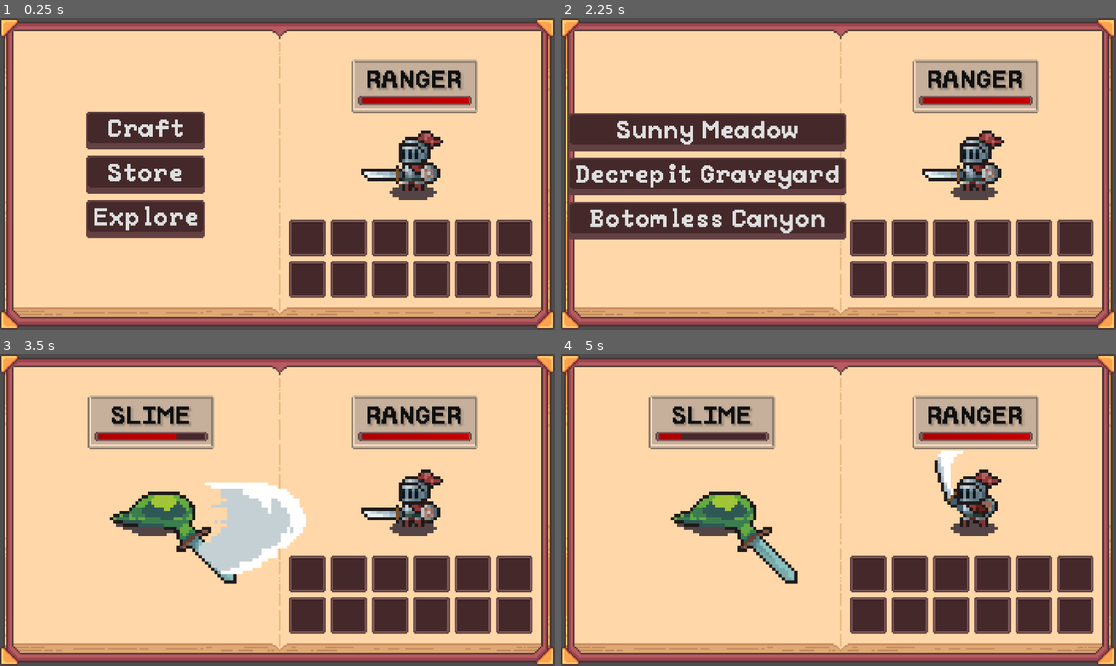
Above: before the commit, frames 1-4 (two rows, left to right).
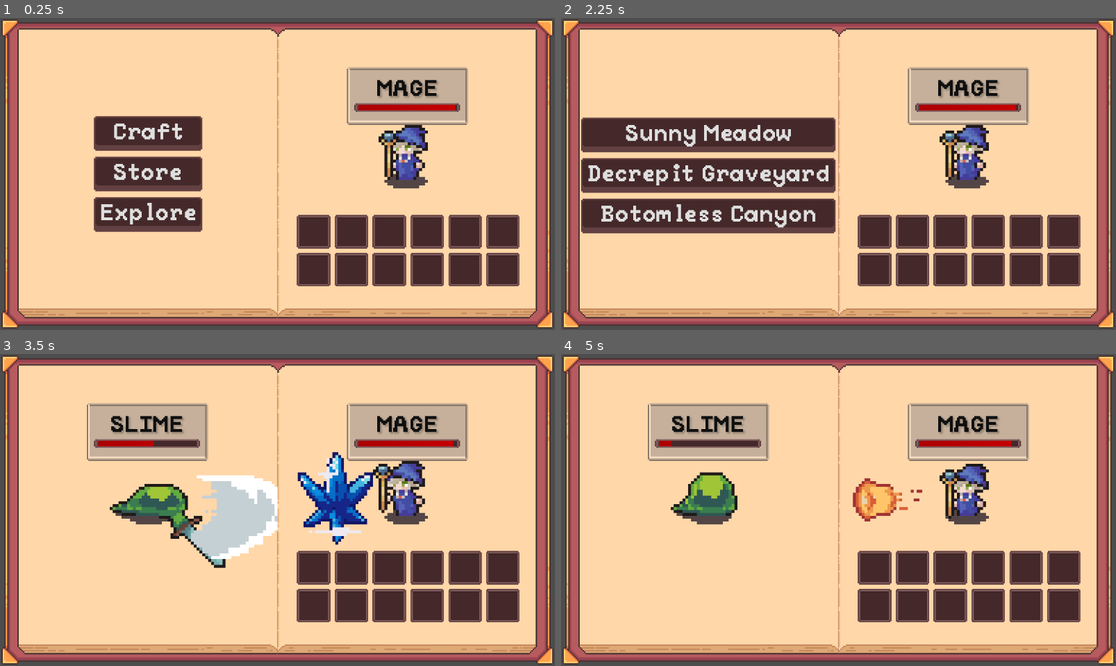
Above: after the commit, the same moments.

Repository: Blortlett/GodotIdle
Game: Godot game, scene res://Scenes/GuiNode.tscn
Two runs of this game, one before a commit and one after it. Both use one fixed random seed, a clock stepped at 60 frames per second and the inputs below.
Inputs:
- Up to frame 1 (0.25 s): no input
- Up to frame 2 (2.25 s): click "Craft" at 0.5 s; click "Store" at 1.25 s; click "Explore" at 2 s
- Up to frame 3 (3.5 s): click "Sunny Meadow" at 2.75 s
- Up to frame 4 (5 s): no input

The runs differ from the first frame. In frame 1, 24% of the frame differs, in the area x 0-100%, y 0-100%; in frame 2, 29%; in frame 3, 30%; in frame 4, 27%.

Commit message:
Spent hours rearranging the UI ffs

Diff:
--- a/Character/Characters/rWarrior.tres
+++ b/Character/Characters/rWarrior.tres
@@ -1,6 +1,6 @@
 [gd_resource type="Resource" script_class="Character" load_steps=3 format=3 uid="uid://ckcfd0biiasvc"]
 
-[ext_resource type="SpriteFrames" uid="uid://bqcrmjx5wggrq" path="res://Character/Sprites/GoodGuys/sprfRanger.tres" id="1_fggq8"]
+[ext_resource type="SpriteFrames" uid="uid://bqcrmjx5wggrq" path="res://Character/Sprites/GoodGuys/sprfWarrior.tres" id="1_fggq8"]
 [ext_resource type="Script" uid="uid://dhdrxna4ooxij" path="res://Character/scrCharacter.gd" id="2_qd3sn"]
 
 [resource]
--- a/Character/UI/nCharacterDisplay.tscn
+++ b/Character/UI/nCharacterDisplay.tscn
@@ -1,6 +1,6 @@
 [gd_scene load_steps=2 format=3 uid="uid://cj4pw6j4eaj4t"]
 
-[ext_resource type="SpriteFrames" uid="uid://bqcrmjx5wggrq" path="res://Character/Sprites/GoodGuys/sprfWarrior.tres" id="1_nqcan"]
+[ext_resource type="SpriteFrames" uid="uid://bqcrmjx5wggrq" path="res://Character/Sprites/GoodGuys/sprfRanger.tres" id="1_nqcan"]
 
 [node name="CharacterDisplay" type="Control"]
 texture_filter = 1
--- a/Inventory/UI/InventoryUI/nInventoryUI.tscn
+++ b/Inventory/UI/InventoryUI/nInventoryUI.tscn
@@ -9,35 +9,87 @@
 [ext_resource type="PackedScene" uid="uid://c8aw6sgpiap08" path="res://UI/ActionUI/nActionUI.tscn" id="8_20xsb"]
 [ext_resource type="PackedScene" uid="uid://dv0y07r2i4vmd" path="res://UI/HomeMenuUI/nHomeMenuUI.tscn" id="9_2bf1r"]
 [ext_resource type="PackedScene" uid="uid://2nnh4f80nnll" path="res://UI/DestinationMenuUI/nDestinationMenuUI.tscn" id="9_sfvvv"]
+[ext_resource type="Script" uid="uid://h20ddr8cjwko" path="res://UI/CombatMenuUI/scrCombatMenuUI.gd" id="10_2bf1r"]
 
 [node name="InventoryUI" type="Control"]
 layout_mode = 3
-anchors_preset = 0
-offset_right = 40.0
-offset_bottom = 40.0
+anchors_preset = 15
+anchor_right = 1.0
+anchor_bottom = 1.0
+offset_right = -798.0
+offset_bottom = -455.0
+grow_horizontal = 2
+grow_vertical = 2
 script = ExtResource("1_dhcfh")
 
 [node name="BookBackgroundSprite" type="NinePatchRect" parent="."]
 texture_filter = 1
-layout_mode = 0
-offset_right = 351.0
-offset_bottom = 197.0
-scale = Vector2(3.28, 3.28)
+layout_mode = 1
+anchors_preset = 15
+anchor_right = 1.0
+anchor_bottom = 1.0
+grow_horizontal = 2
+grow_vertical = 2
 texture = ExtResource("2_il5vc")
+patch_margin_left = 13
+patch_margin_top = 13
+patch_margin_right = 13
+patch_margin_bottom = 13
+
+[node name="BookLeftPageSprite" type="NinePatchRect" parent="."]
+texture_filter = 1
+layout_mode = 1
+anchors_preset = -1
+anchor_left = 0.03
+anchor_top = 0.03
+anchor_right = 0.5
+anchor_bottom = 0.97
+grow_vertical = 2
+texture = ExtResource("5_kydoc")
 patch_margin_left = 13
 patch_margin_top = 13
 patch_margin_right = 13
 patch_margin_bottom = 13
 axis_stretch_vertical = 1
 
+[node name="DestinationMenuUI" parent="BookLeftPageSprite" instance=ExtResource("9_sfvvv")]
+layout_mode = 1
+offset_left = 0.256119
+offset_top = 1.48781
+offset_right = 0.256119
+offset_bottom = 1.48781
+
+[node name="HomeMenuUI" parent="BookLeftPageSprite" instance=ExtResource("9_2bf1r")]
+layout_mode = 1
+
+[node name="CombatMenuUI" type="Control" parent="BookLeftPageSprite"]
+layout_mode = 1
+anchors_preset = 8
+anchor_left = 0.5
+anchor_top = 0.5
+anchor_right = 0.5
+anchor_bottom = 0.5
+grow_horizontal = 2
+grow_vertical = 2
+script = ExtResource("10_2bf1r")
+
+[node name="CharacterDisplay" parent="BookLeftPageSprite/CombatMenuUI" instance=ExtResource("8_20xsb")]
+layout_mode = 1
+offset_left = 0.0
+offset_top = -42.5
+offset_right = 0.0
+offset_bottom = -42.5
+
 [node name="BookRightPageSprite" type="NinePatchRect" parent="."]
 texture_filter = 1
-layout_mode = 0
-offset_left = 579.0
-offset_top = 23.0
-offset_right = 746.0
-offset_bottom = 206.0
-scale = Vector2(3.28, 3.28)
+layout_mode = 1
+anchors_preset = -1
+anchor_left = 0.5
+anchor_top = 0.03
+anchor_right = 0.97
+anchor_bottom = 0.97
+grow_horizontal = 0
+grow_vertical = 2
 texture = ExtResource("3_pct40")
 patch_margin_left = 13
 patch_margin_top = 13
@@ -47,9 +99,11 @@
 
 [node name="CharacterUI" type="Control" parent="BookRightPageSprite"]
 layout_mode = 1
-anchors_preset = 15
-anchor_right = 1.0
-anchor_bottom = 1.0
+anchors_preset = 8
+anchor_left = 0.5
+anchor_top = 0.5
+anchor_right = 0.5
+anchor_bottom = 0.5
 grow_horizontal = 2
 grow_vertical = 2
 
@@ -106,10 +160,11 @@
 layout_mode = 2
 
 [node name="CharacterDisplay" parent="BookRightPageSprite/CharacterUI" instance=ExtResource("8_20xsb")]
-offset_left = 86.0
-offset_top = 88.0
-offset_right = 126.0
-offset_bottom = 128.0
+layout_mode = 1
+offset_left = 0.0
+offset_top = -42.5
+offset_right = 0.0
+offset_bottom = -42.5
 IsPlayerDisplay = true
 
 [node name="DebugMenu" parent="BookRightPageSprite/CharacterUI" instance=ExtResource("7_e8s8e")]
@@ -126,36 +181,3 @@
 offset_bottom = 40.3049
 grow_horizontal = 1
 grow_vertical = 1
-
-[node name="BookLeftPageSprite" type="NinePatchRect" parent="."]
-texture_filter = 1
-layout_mode = 0
-offset_left = 25.0001
-offset_top = 23.0
-offset_right = 194.0
-offset_bottom = 206.0
-scale = Vector2(3.28, 3.28)
-texture = ExtResource("5_kydoc")
-patch_margin_left = 13
-patch_margin_top = 13
-patch_margin_right = 13
-patch_margin_bottom = 13
-axis_stretch_vertical = 1
-
-[node name="DestinationMenuUI" parent="BookLeftPageSprite" instance=ExtResource("9_sfvvv")]
-visible = false
-layout_mode = 1
-offset_left = 0.256119
-offset_top = 1.48781
-offset_right = 0.256119
-offset_bottom = 1.48781
-
-[node name="CharacterDisplay" parent="BookLeftPageSprite" instance=ExtResource("8_20xsb")]
-visible = false
-offset_left = 87.805
-offset_top = 88.0
-offset_right = 127.805
-offset_bottom = 128.0
-
-[node name="HomeMenuUI" parent="BookLeftPageSprite" instance=ExtResource("9_2bf1r")]
-layout_mode = 1
--- a/Inventory/UI/InventoryUI/scrINV_UI.gd
+++ b/Inventory/UI/InventoryUI/scrINV_UI.gd
@@ -5,7 +5,7 @@
 @onready var inv: Inv = preload("res://Inventory/PlayerInventory.tres");
 @onready var slots: Array = $BookRightPageSprite/CharacterUI/InventoryGrid.get_children();
 @onready var PlayerDisplay: CharacterDisplay = $BookRightPageSprite/CharacterUI/CharacterDisplay;
-@onready var EnemyDisplay: CharacterDisplay = $BookLeftPageSprite/CharacterDisplay;
+@onready var EnemyDisplay: CharacterDisplay = $BookLeftPageSprite/CombatMenuUI/CharacterDisplay;
 
 var isOpen = false;
 
--- a/Scenes/GuiNode.tscn
+++ b/Scenes/GuiNode.tscn
@@ -8,24 +8,31 @@
 [ext_resource type="Resource" uid="uid://bpgn4u4gf56w" path="res://Character/Characters/rSkeleton.tres" id="5_vwlks"]
 [ext_resource type="Resource" uid="uid://swafbebokb5g" path="res://Character/Characters/rOrc.tres" id="6_4kpeb"]
 [ext_resource type="Resource" uid="uid://cthf622hxw7xg" path="res://Character/Characters/rWolf.tres" id="7_gc5i1"]
-[ext_resource type="Resource" uid="uid://dg3s05hoirm13" path="res://Character/Characters/rRanger.tres" id="8_4kpeb"]
+[ext_resource type="Resource" uid="uid://croc7fprjc5ic" path="res://Character/Characters/rMage.tres" id="8_gc5i1"]
 [ext_resource type="Script" uid="uid://bg0uiysd0i8ja" path="res://Scripts/GameManager/scrGameManager.gd" id="10_4kpeb"]
 [ext_resource type="Script" uid="uid://dho7oenng3gns" path="res://Scripts/scrUIController.gd" id="11_gc5i1"]
 
 [node name="Node" type="Node"]
 
 [node name="InventoryUI" parent="." instance=ExtResource("1_x6p71")]
-offset_left = -576.0
-offset_top = -323.0
-offset_right = -536.0
-offset_bottom = -283.0
+anchors_preset = 0
+anchor_right = 0.0
+anchor_bottom = 0.0
+offset_left = 1.0
+offset_top = 1.0
+offset_right = 383.0
+offset_bottom = 215.0
+grow_horizontal = 1
+grow_vertical = 1
 
 [node name="Camera2D" type="Camera2D" parent="."]
+position = Vector2(192, 108)
+zoom = Vector2(3, 3)
 
 [node name="CharacterRegister" type="Node" parent="."]
 script = ExtResource("2_cbp6g")
 mSpawnableEnemies = Array[ExtResource("3_n4b4m")]([ExtResource("4_idfla"), ExtResource("5_vwlks"), ExtResource("6_4kpeb"), ExtResource("7_gc5i1")])
-mActiveCharacter = ExtResource("8_4kpeb")
+mActiveCharacter = ExtResource("8_gc5i1")
 metadata/_custom_type_script = "uid://dlkijgainja7j"
 
 [node name="CombatManager" type="Node" parent="."]
--- a/Scripts/scrUIController.gd
+++ b/Scripts/scrUIController.gd
@@ -3,7 +3,7 @@
 
 @onready var HomeUI: Control = get_node("../InventoryUI/BookLeftPageSprite/HomeMenuUI")
 @onready var DestinationUI: Control = get_node("../InventoryUI/BookLeftPageSprite/DestinationMenuUI")
-@onready var EnemyCharacterUI: Control = get_node("../InventoryUI/BookLeftPageSprite/CharacterDisplay")
+@onready var EnemyCharacterUI: Control = get_node("../InventoryUI/BookLeftPageSprite/CombatMenuUI/CharacterDisplay")
 
 
 func _ready():
--- a/UI/ActionUI/nActionUI.tscn
+++ b/UI/ActionUI/nActionUI.tscn
@@ -20,37 +20,24 @@
 
 [node name="CharacterDisplay" type="Control" node_paths=PackedStringArray("CreatureSpriteDisplay", "CreatureInfoPanel", "DisplaySprite", "CreatureNameDisplay", "CreatureHealthDisplay")]
 layout_mode = 3
-anchors_preset = 0
-offset_right = 40.0
-offset_bottom = 40.0
-script = ExtResource("5_f38va")
-CreatureSpriteDisplay = NodePath("CreatureDisplay")
-CreatureInfoPanel = NodePath("CreatureInfoDisplay")
-DisplaySprite = NodePath("CreatureDisplay/AnimatedSprite2D")
-CreatureNameDisplay = NodePath("CreatureInfoDisplay/CreatureName")
-CreatureHealthDisplay = NodePath("CreatureInfoDisplay/NinePatchHealthbar/TextureProgressBar")
-metadata/_custom_type_script = "uid://b8d1riuq4m3fn"
-
-[node name="CreatureDisplay" type="Control" parent="."]
-layout_mode = 1
 anchors_preset = 8
 anchor_left = 0.5
 anchor_top = 0.5
 anchor_right = 0.5
 anchor_bottom = 0.5
-offset_left = -20.0
-offset_top = -20.0
-offset_right = -20.0
-offset_bottom = -20.0
+offset_left = -576.0
+offset_top = -324.0
+offset_right = -576.0
+offset_bottom = -324.0
 grow_horizontal = 2
 grow_vertical = 2
-
-[node name="AnimatedSprite2D" type="AnimatedSprite2D" parent="CreatureDisplay"]
-texture_filter = 1
-scale = Vector2(2, 2)
-sprite_frames = ExtResource("1_qg7yw")
-animation = &"Attack2"
-autoplay = "Idle"
+script = ExtResource("5_f38va")
+CreatureSpriteDisplay = NodePath("CreatureDisplay")
+CreatureInfoPanel = NodePath("CreatureInfoDisplay")
+DisplaySprite = NodePath("CreatureDisplay/CenterContainer/AnimatedSprite2D")
+CreatureNameDisplay = NodePath("CreatureInfoDisplay/CreatureName")
+CreatureHealthDisplay = NodePath("CreatureInfoDisplay/NinePatchHealthbar/TextureProgressBar")
+metadata/_custom_type_script = "uid://b8d1riuq4m3fn"
 
 [node name="CreatureInfoDisplay" type="Control" parent="."]
 layout_mode = 1
@@ -59,24 +46,19 @@
 anchor_top = 0.5
 anchor_right = 0.5
 anchor_bottom = 0.5
-offset_left = -40.0
-offset_top = -92.0
-offset_bottom = -52.0
+offset_left = -42.0
+offset_top = -32.0
+offset_right = 42.0
+offset_bottom = 8.0
 grow_horizontal = 2
 grow_vertical = 2
 
 [node name="NinePatchBackground" type="NinePatchRect" parent="CreatureInfoDisplay"]
 texture_filter = 1
 layout_mode = 1
-anchors_preset = 8
-anchor_left = 0.5
-anchor_top = 0.5
-anchor_right = 0.5
-anchor_bottom = 0.5
-offset_left = -40.0
-offset_top = -17.0
-offset_right = 40.0
-offset_bottom = 17.0
+anchors_preset = 15
+anchor_right = 1.0
+anchor_bottom = 1.0
 grow_horizontal = 2
 grow_vertical = 2
 texture = ExtResource("2_riiue")
@@ -89,10 +71,14 @@
 texture_filter = 1
 layout_mode = 1
 anchors_preset = -1
-anchor_left = -0.4
-anchor_top = 0.65
-anchor_right = 1.4
-anchor_bottom = 0.8
+anchor_left = 0.1
+anchor_top = 0.5
+anchor_right = 0.9
+anchor_bottom = 0.5
+offset_left = -3.0
+offset_top = 4.685
+offset_right = 3.0
+offset_bottom = 10.685
 grow_horizontal = 2
 grow_vertical = 2
 texture = ExtResource("3_cv8tj")
@@ -115,18 +101,43 @@
 self_modulate = Color(0.0605303, 0.0605303, 0.0605303, 1)
 texture_filter = 1
 layout_mode = 1
-anchors_preset = 8
-anchor_left = 0.5
-anchor_top = 0.5
-anchor_right = 0.5
-anchor_bottom = 0.5
-offset_left = -35.0
-offset_top = -14.0
-offset_right = 35.0
-offset_bottom = 9.0
+anchors_preset = 15
+anchor_right = 1.0
+anchor_bottom = 1.0
+offset_top = -4.0
+offset_bottom = -4.0
 grow_horizontal = 2
 grow_vertical = 2
 text = "SLIME"
 label_settings = SubResource("LabelSettings_f38va")
 horizontal_alignment = 1
 vertical_alignment = 1
+
+[node name="CreatureDisplay" type="Control" parent="."]
+layout_mode = 1
+anchors_preset = 8
+anchor_left = 0.5
+anchor_top = 0.5
+anchor_right = 0.5
+anchor_bottom = 0.5
+offset_top = 32.0
+offset_bottom = 32.0
+grow_horizontal = 2
+grow_vertical = 2
+
+[node name="CenterContainer" type="CenterContainer" parent="CreatureDisplay"]
+layout_mode = 1
+anchors_preset = 8
+anchor_left = 0.5
+anchor_top = 0.5
+anchor_right = 0.5
+anchor_bottom = 0.5
+grow_horizontal = 2
+grow_vertical = 2
+
+[node name="AnimatedSprite2D" type="AnimatedSprite2D" parent="CreatureDisplay/CenterContainer"]
+texture_filter = 1
+scale = Vector2(2, 2)
+sprite_frames = ExtResource("1_qg7yw")
+animation = &"Attack2"
+autoplay = "Idle"
--- /dev/null
+++ b/UI/CombatMenuUI/scrCombatMenuUI.gd
@@ -0,0 +1 @@
+extends Node
--- a/project.godot
+++ b/project.godot
@@ -18,3 +18,4 @@
 [rendering]
 
 renderer/rendering_method="gl_compatibility"
+2d/hdr_2d=false
Not shown: 1 places in Inventory/UI/InventoryUI/nInventoryUI.tscn that only renumber resources
Not shown, added: UI/CombatMenuUI/scrCombatMenuUI.gd.uid
